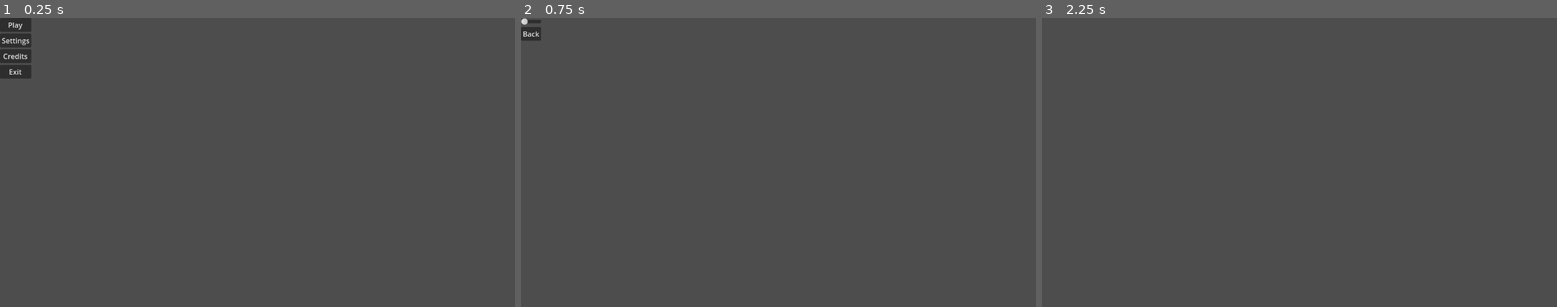
Above: before the commit, frames 1-3 (left to right).
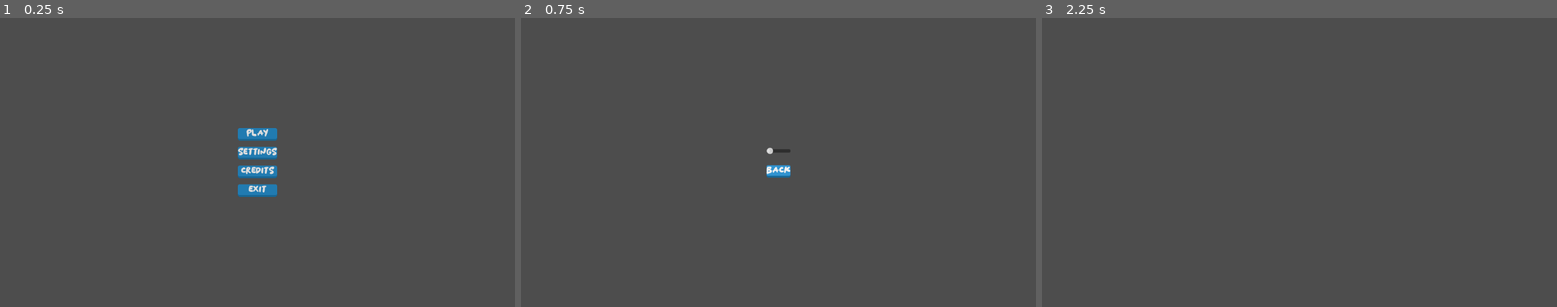
Above: after the commit, the same moments.

Repository: JayTailor45/tic-tac-toe-godot
Game: Godot game, scene res://main_menu.tscn
The game is run twice, just before and just after one commit, with the same random seed, the same clock (stepped at 60 frames per second) and the same inputs.
Inputs:
- Up to frame 1 (0.25 s): no input
- Up to frame 2 (0.75 s): click "Settings" at 0.5 s
- Up to frame 3 (2.25 s): click "Back" at 1.25 s; click "Play" at 2 s

The runs differ from the first frame. In frame 1, 2.4% of the frame differs, in the area x 0-54%, y 0-62%; in frame 2, 0.5%; in frame 3, nothing differs.

Commit message:
Add control theme

Diff:
--- a/main_menu.tscn
+++ b/main_menu.tscn
@@ -1,6 +1,7 @@
-[gd_scene load_steps=2 format=3 uid="uid://c5o83gamb33fi"]
+[gd_scene load_steps=3 format=3 uid="uid://c5o83gamb33fi"]
 
 [ext_resource type="Script" path="res://main_menu.gd" id="1_rv3ft"]
+[ext_resource type="Theme" uid="uid://di81wb0dxu2x1" path="res://theme.tres" id="2_rixrw"]
 
 [node name="Main Menu" type="Control"]
 layout_mode = 3
@@ -12,27 +13,41 @@
 script = ExtResource("1_rv3ft")
 
 [node name="MarginContainer" type="MarginContainer" parent="."]
-layout_mode = 0
-offset_right = 40.0
-offset_bottom = 40.0
+layout_mode = 1
+anchors_preset = 8
+anchor_left = 0.5
+anchor_top = 0.5
+anchor_right = 0.5
+anchor_bottom = 0.5
+offset_left = -44.0
+offset_top = -62.0
+offset_right = 44.0
+offset_bottom = 62.0
+grow_horizontal = 2
+grow_vertical = 2
 
 [node name="VBoxContainer" type="VBoxContainer" parent="MarginContainer"]
 layout_mode = 2
+theme_override_constants/separation = 14
 
 [node name="Play" type="Button" parent="MarginContainer/VBoxContainer"]
 layout_mode = 2
+theme = ExtResource("2_rixrw")
 text = "Play"
 
 [node name="Settings" type="Button" parent="MarginContainer/VBoxContainer"]
 layout_mode = 2
+theme = ExtResource("2_rixrw")
 text = "Settings"
 
 [node name="Credits" type="Button" parent="MarginContainer/VBoxContainer"]
 layout_mode = 2
+theme = ExtResource("2_rixrw")
 text = "Credits"
 
 [node name="Exit" type="Button" parent="MarginContainer/VBoxContainer"]
 layout_mode = 2
+theme = ExtResource("2_rixrw")
 text = "Exit"
 
 [connection signal="pressed" from="MarginContainer/VBoxContainer/Play" to="." method="_on_play_pressed"]
--- a/settings_menu.tscn
+++ b/settings_menu.tscn
@@ -1,6 +1,7 @@
-[gd_scene load_steps=2 format=3 uid="uid://b3y2tbts860j0"]
+[gd_scene load_steps=3 format=3 uid="uid://b3y2tbts860j0"]
 
 [ext_resource type="Script" path="res://settings_menu.gd" id="1_h5d7m"]
+[ext_resource type="Theme" uid="uid://di81wb0dxu2x1" path="res://theme.tres" id="2_ifi6s"]
 
 [node name="Setting Menu" type="Control"]
 layout_mode = 3
@@ -12,18 +13,30 @@
 script = ExtResource("1_h5d7m")
 
 [node name="MarginContainer" type="MarginContainer" parent="."]
-layout_mode = 0
-offset_right = 40.0
-offset_bottom = 40.0
+layout_mode = 1
+anchors_preset = 8
+anchor_left = 0.5
+anchor_top = 0.5
+anchor_right = 0.5
+anchor_bottom = 0.5
+offset_left = -27.0
+offset_top = -24.0
+offset_right = 27.0
+offset_bottom = 24.0
+grow_horizontal = 2
+grow_vertical = 2
 
 [node name="VBoxContainer" type="VBoxContainer" parent="MarginContainer"]
 layout_mode = 2
+theme_override_constants/separation = 24
 
 [node name="Volume" type="HSlider" parent="MarginContainer/VBoxContainer"]
 layout_mode = 2
+theme = ExtResource("2_ifi6s")
 
 [node name="Back" type="Button" parent="MarginContainer/VBoxContainer"]
 layout_mode = 2
+theme = ExtResource("2_ifi6s")
 text = "Back"
 
 [connection signal="pressed" from="MarginContainer/VBoxContainer/Back" to="." method="_on_back_pressed"]
--- /dev/null
+++ b/theme.tres
@@ -0,0 +1,37 @@
+[gd_resource type="Theme" load_steps=5 format=3 uid="uid://di81wb0dxu2x1"]
+
+[ext_resource type="FontFile" uid="uid://dpbdn6x1udcg4" path="res://Sawer.ttf" id="1_sdpwg"]
+
+[sub_resource type="StyleBoxFlat" id="StyleBoxFlat_6x45o"]
+bg_color = Color(0.186974, 0.574669, 0.813625, 1)
+border_width_bottom = 4
+border_color = Color(0.0958541, 0.398653, 0.579244, 1)
+corner_radius_top_left = 4
+corner_radius_top_right = 4
+corner_radius_bottom_right = 4
+corner_radius_bottom_left = 4
+
+[sub_resource type="StyleBoxFlat" id="StyleBoxFlat_57bkd"]
+bg_color = Color(0.129845, 0.483693, 0.695535, 1)
+border_width_bottom = 4
+border_color = Color(0.0958541, 0.398653, 0.579244, 1)
+corner_radius_top_left = 4
+corner_radius_top_right = 4
+corner_radius_bottom_right = 4
+corner_radius_bottom_left = 4
+
+[sub_resource type="StyleBoxFlat" id="StyleBoxFlat_hs2of"]
+bg_color = Color(0.241001, 0.629019, 0.87586, 1)
+border_width_bottom = 4
+border_color = Color(0.0958541, 0.398653, 0.579244, 1)
+corner_radius_top_left = 4
+corner_radius_top_right = 4
+corner_radius_bottom_right = 4
+corner_radius_bottom_left = 4
+
+[resource]
+default_font = ExtResource("1_sdpwg")
+default_font_size = 22
+Button/styles/hover = SubResource("StyleBoxFlat_6x45o")
+Button/styles/normal = SubResource("StyleBoxFlat_57bkd")
+Button/styles/pressed = SubResource("StyleBoxFlat_hs2of")
Binary file added: Sawer.ttf
Not shown, added: Sawer.ttf.import
